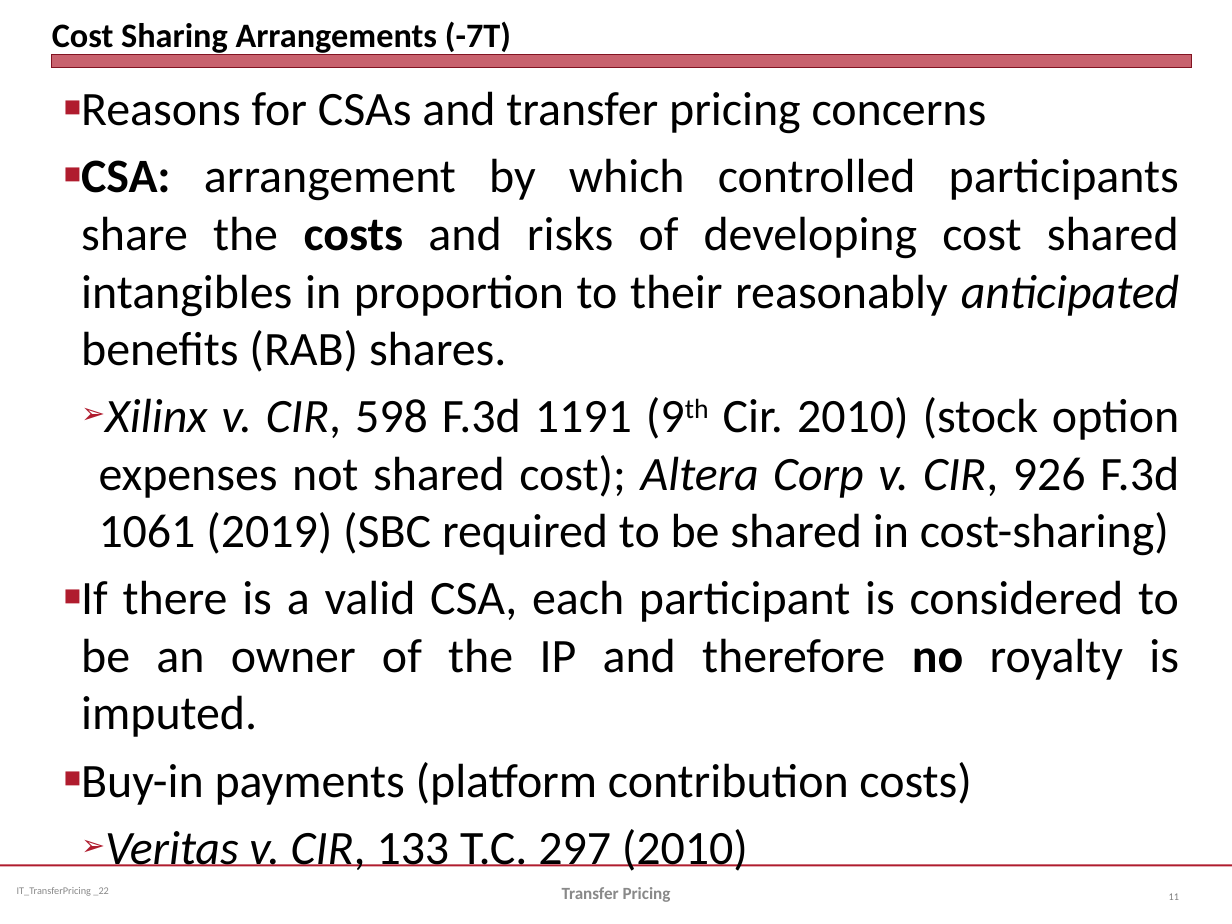
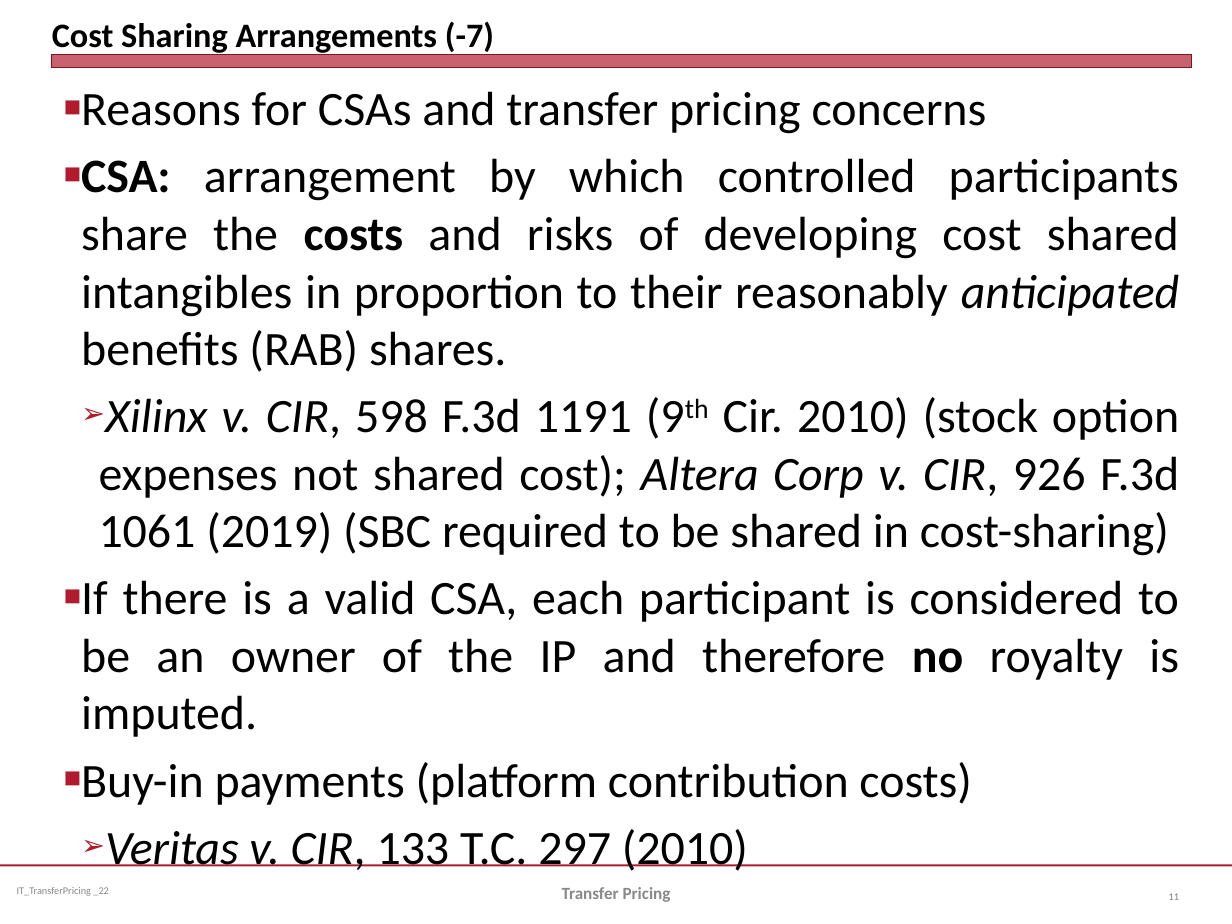
Before and after one commit to jmc877/International-Tax, a slide deck: slide 11 of slides/IT_TransferPricing_2022.pptx. Drawn at 1232x924 pixels with LibreOffice and Linux fonts; fonts in the diff are those of the drawing. Boxes give left, top, right and bottom in pixels: in the first picture for what was removed or moved away, otherwise in the second. Text is boxed around its words. In the diff, an @@ line names an element or a change of style, - is before the commit and + after.

```diff
--- a/slides/IT_TransferPricing_2022.pptx
+++ b/slides/IT_TransferPricing_2022.pptx
@@ title at [52,21,494,56]: text changed @@
-Cost Sharing Arrangements (-7T)
+Cost Sharing Arrangements (-7)
```
Also in this commit, not shown: 4 other slides changed.
